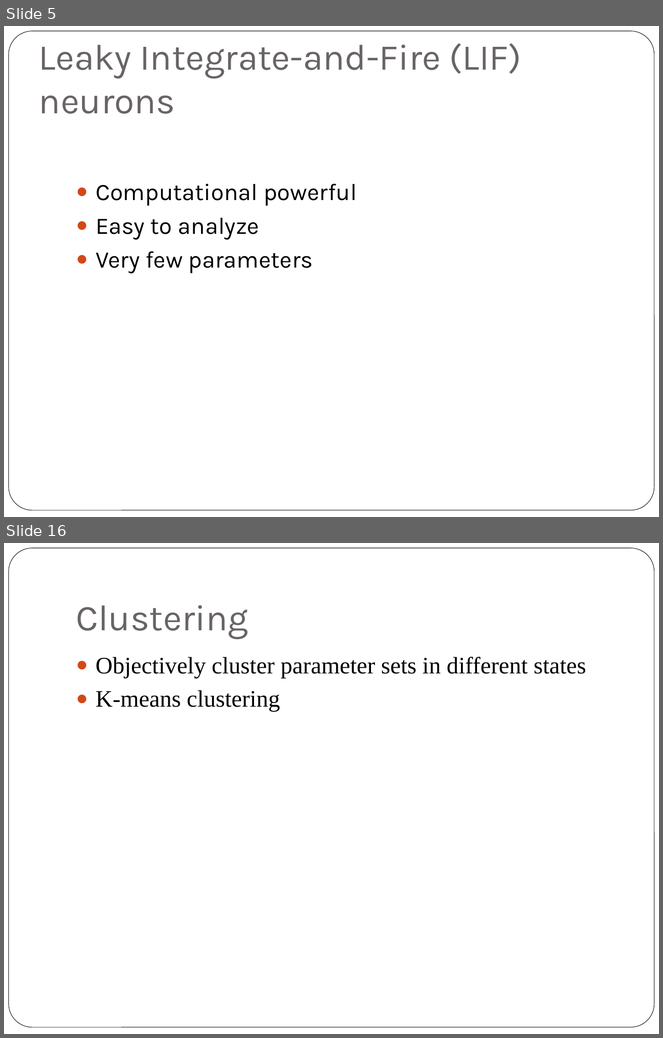
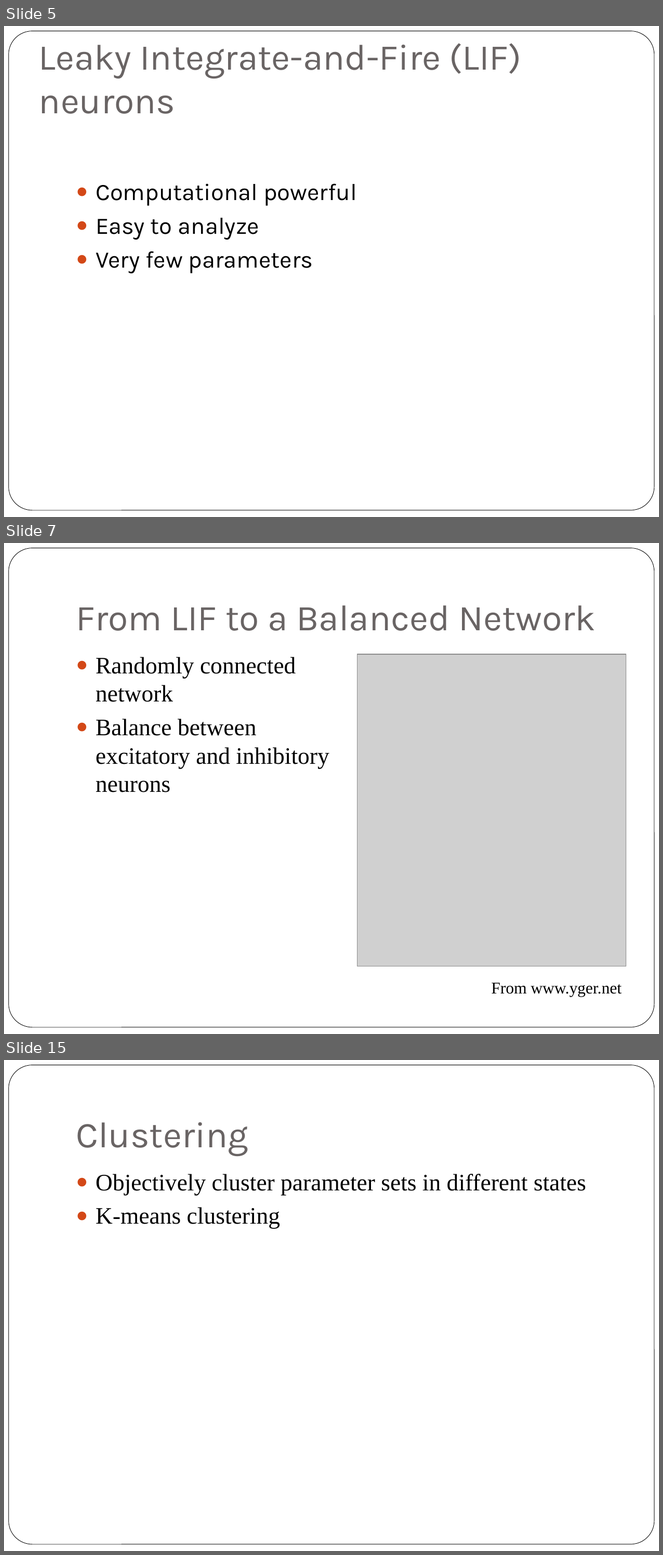
Before and after one commit to jiribrummer/Balanced_network, a slide deck: Final presentation bachelor thesis Jiri Brummer - dynamics of balanced network.pptx. Shown one above the other, each under a label of ours: slides 5 and 16 before the commit, slides 5, 7 and 15 after it; the slides between them are not shown. The pictures are 663x1038 and 663x1555 pixels, drawn with LibreOffice and Linux fonts; fonts in the diff are those of the drawing; grey boxes stand for pictures. Boxes give left, top, right and bottom in pixels: in the first picture for what was removed or moved away, otherwise in the second. Text is boxed around its words. In the diff, an @@ line names an element or a change of style, - is before the commit and + after.

```diff
--- a/Final presentation bachelor thesis Jiri Brummer - dynamics of balanced network.pptx
+++ b/Final presentation bachelor thesis Jiri Brummer - dynamics of balanced network.pptx
@@ slide 7 added at [4, 543, 659, 1034], background #FFFFFF; not listed: 1 template element that a slide beside it also shows @@
@@ title added at [76, 605, 596, 631], 40 pt, text #696464 @@
+From LIF to a Balanced Network
@@ text added at [96, 657, 329, 793], 26 pt, text #000000 @@
+● Randomly connected network
+● Balance between excitatory and inhibitory neurons
@@ picture added at [358, 654, 626, 967] @@
@@ text added at [491, 983, 622, 997], 18 pt, text #000000 @@
+From www.yger.net
@@ what was slide 16 is now slide 15 @@
```
Also in this commit, not shown: 16 slides changed, 1 other slide added, 11 other files.
